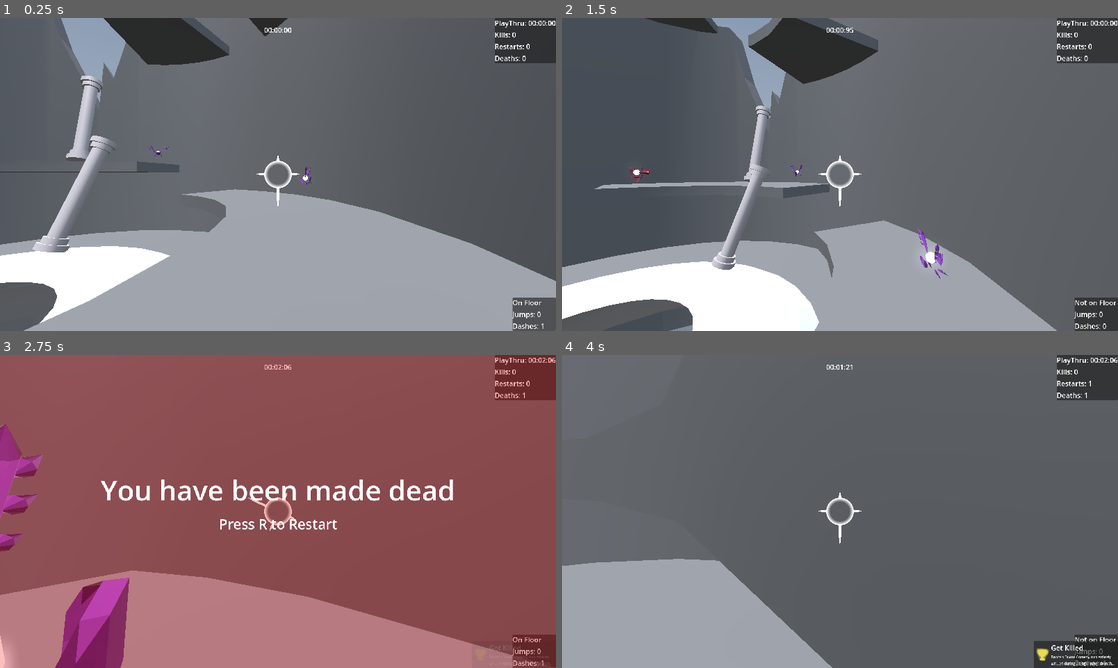
Above: before the commit, frames 1-4 (two rows, left to right).
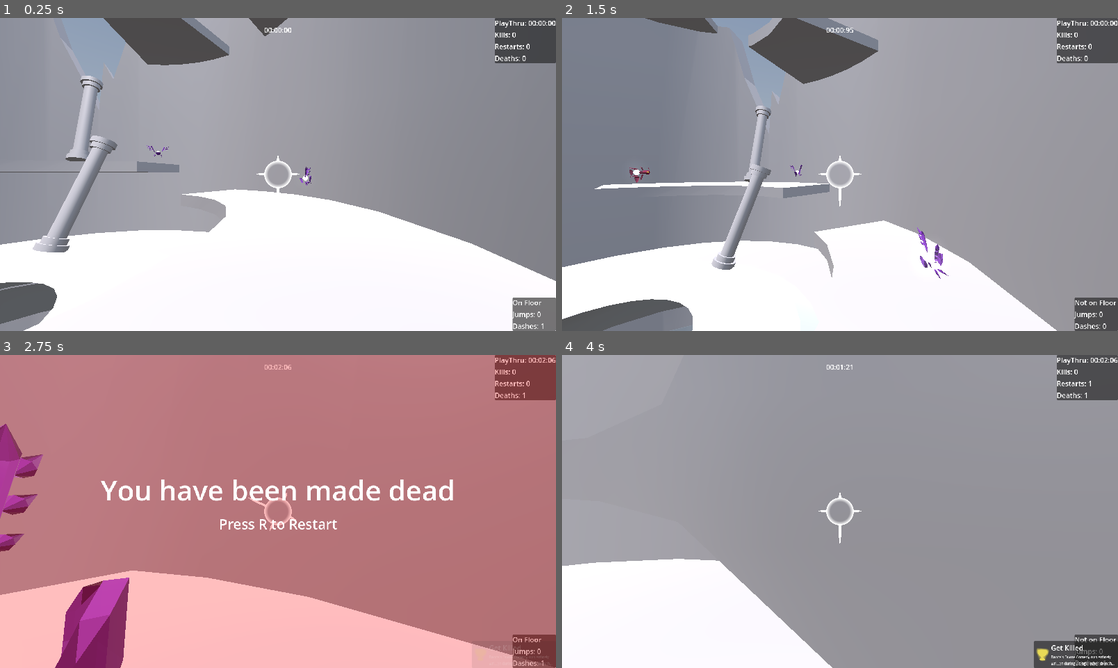
Above: after the commit, the same moments.

Repository: lucasrumney94/GodotGoneWild
Game: Godot game, scene res://Main/Stages/stage_2.tscn
Two runs of this game, one before a commit and one after it. Both use one fixed random seed, a clock stepped at 60 frames per second and the inputs below. This scene is started directly instead of the project's main scene. The engine's default icon, where the game draws it, is replaced by a stand-in: a white triangle on a blue panel in a dark square. A sky picture missing from this copy of the repository is replaced by a grey-blue gradient.
Inputs (mouse positions are in pixels of both pictures, inside the frame that each line leads up to):
- Up to frame 1 (0.25 s): no input
- Up to frame 2 (1.5 s): move the mouse to (867, 174) at 0.52 s; hold W (move_forward) from 0.53 s (still down); click (867, 174) at 0.6 s; tap Space (jump) at 0.77 s; move the mouse to (812, 174) at 1.27 s; right-click (812, 174) at 1.35 s
- Up to frame 3 (2.75 s): keep holding W (move_forward); tap Space (jump) at 1.52 s; move the mouse to (289, 505) at 2.02 s; click (289, 505) at 2.1 s
- Up to frame 4 (4 s): keep holding W (move_forward); tap R (restart) at 2.75 s; move the mouse to (834, 517) at 2.77 s; right-click (834, 517) at 2.85 s; tap Space (jump) at 3.02, 3.77 s; move the mouse to (878, 514) at 3.52 s; click (878, 514) at 3.6 s

The runs differ from the first frame. In frame 1, 90% of the frame differs, in the area x 0-100%, y 0-100%; in frame 2, 87%; in frame 3, 92%; in frame 4, 97%.

Commit message:
Finished Stage 2 layout
Finished with layout of stage 2
Need CSG export?

Diff:
--- a/godot-wild-tower/Main/Stages/stage_2.tscn
+++ b/godot-wild-tower/Main/Stages/stage_2.tscn
@@ -9,6 +9,7 @@
 [ext_resource type="PackedScene" uid="uid://bnylytkg3vk0w" path="res://Objects/Enemies/TurretEnemy.tscn" id="11_1w46d"]
 [ext_resource type="PackedScene" uid="uid://c08aetbdbnjbc" path="res://Objects/Enemies/MobileEnemy.tscn" id="12_2rne2"]
 [ext_resource type="Material" uid="uid://bdgss0laad1u7" path="res://Materials/dirt.tres" id="13_k2jir"]
+[ext_resource type="Material" uid="uid://cxy3baspdt2jv" path="res://Materials/marble.tres" id="13_rmwmx"]
 [ext_resource type="PackedScene" uid="uid://y00sgnh5ws4h" path="res://Objects/Environment/finish_area.tscn" id="13_xj6iu"]
 [ext_resource type="PackedScene" uid="uid://cyuf5p7go4rqn" path="res://Objects/Environment/falling_platform.tscn" id="13_yiage"]
 [ext_resource type="PackedScene" uid="uid://dacvenlpyt2bp" path="res://Objects/Environment/Models/Column.tscn" id="14_nturj"]
@@ -44,7 +45,7 @@
 radial_segments = 14
 rings = 1
 
-[node name="TowerOutsideTest" type="Node3D"]
+[node name="Stage 2" type="Node3D"]
 script = ExtResource("1_cs18b")
 pause_menu_scene = ExtResource("2_mnaa8")
 
@@ -58,10 +59,10 @@
 
 [node name="Player" parent="." instance=ExtResource("8_es2s4")]
 transform = Transform3D(-0.866026, 0, -0.5, 0, 1, 0, 0.5, 0, -0.866026, -16.5, 3.5, 1.5)
-slow_time_duration = 0.75
 
 [node name="FinishArea" parent="." instance=ExtResource("13_xj6iu")]
-transform = Transform3D(1, 0, 0, 0, 1, 0, 0, 0, 1, 0, 66.843, -0.611299)
+transform = Transform3D(2.47487, 0, -2.47487, 0, 1, 0, 2.47487, 0, 2.47487, 0, 78, 0)
+visible = false
 
 [node name="Stage 1 Mesh" parent="." instance=ExtResource("14_ojqou")]
 transform = Transform3D(1, 0, 0, 0, 1, 0, 0, 0, 1, 0, -45, 0)
@@ -104,6 +105,7 @@
 
 [node name="TurretEnemy2" parent="Section1/Enemies" instance=ExtResource("11_1w46d")]
 transform = Transform3D(0.994469, 0, 0.105032, 0, 1, 0, -0.105032, 0, 0.994469, 9.29004, 11.5753, -19.0512)
+activation_radius = 25.0
 
 [node name="BasicEnemy" parent="Section1/Enemies" instance=ExtResource("10_ppion")]
 transform = Transform3D(1, 0, 0, 0, 1, 0, 0, 0, 1, -2.4419, 18.2951, -16.2158)
@@ -158,6 +160,7 @@
 
 [node name="Walls" type="CSGCombiner3D" parent="Section1"]
 transform = Transform3D(1, 0, 0, 0, 1, 0, 0, 0, 1, 0, 8, 0)
+material_override = ExtResource("13_rmwmx")
 use_collision = true
 
 [node name="Outer Wall" type="CSGCylinder3D" parent="Section1/Walls"]
@@ -204,6 +207,7 @@
 
 [node name="Platform" type="CSGCombiner3D" parent="Section1"]
 transform = Transform3D(1, 0, 0, 0, 1, 0, 0, 0, 1, 0, 3, 0)
+material_override = ExtResource("13_rmwmx")
 use_collision = true
 
 [node name="Mesh" type="CSGCylinder3D" parent="Section1/Platform"]
@@ -229,6 +233,7 @@
 
 [node name="Platform2" type="CSGCombiner3D" parent="Section1"]
 transform = Transform3D(-0.399357, 0, 0.916795, 0, 1, 0, -0.916795, 0, -0.399357, 0, 6, 0)
+material_override = ExtResource("13_rmwmx")
 use_collision = true
 
 [node name="Mesh" type="CSGCylinder3D" parent="Section1/Platform2"]
@@ -254,6 +259,7 @@
 
 [node name="Platform3" type="CSGCombiner3D" parent="Section1"]
 transform = Transform3D(-0.975149, 0, -0.221549, 0, 1, 0, 0.221549, 0, -0.975149, 0, 11, 0)
+material_override = ExtResource("13_rmwmx")
 use_collision = true
 
 [node name="Mesh" type="CSGCylinder3D" parent="Section1/Platform3"]
@@ -279,6 +285,7 @@
 
 [node name="Platform4" type="CSGCombiner3D" parent="Section1"]
 transform = Transform3D(0.225138, 0, -0.974327, 0, 1, 0, 0.974327, 0, 0.225138, 0, 17.5, 0)
+material_override = ExtResource("13_rmwmx")
 use_collision = true
 
 [node name="Mesh" type="CSGCylinder3D" parent="Section1/Platform4"]
@@ -319,6 +326,7 @@
 
 [node name="Platform5" type="CSGCombiner3D" parent="Section1"]
 transform = Transform3D(0.948617, 0, 0.316427, 0, 1, 0, -0.316427, 0, 0.948617, 0, 20, 0)
+material_override = ExtResource("13_rmwmx")
 use_collision = true
 
 [node name="Mesh" type="CSGCylinder3D" parent="Section1/Platform5"]
@@ -371,12 +379,14 @@
 
 [node name="TurretEnemy" parent="Section2/Enemies" instance=ExtResource("11_1w46d")]
 transform = Transform3D(0.491086, 0, -0.871111, 0, 1, 0, 0.871111, 0, 0.491086, 19.669, 0.5, -9.292)
+activation_radius = 25.0
 
 [node name="TurretEnemy2" parent="Section2/Enemies" instance=ExtResource("11_1w46d")]
 transform = Transform3D(-0.288213, 0, -0.957566, 0, 1, 0, 0.957566, 0, -0.288213, -17.235, 0.5, -6.213)
 
 [node name="TurretEnemy3" parent="Section2/Enemies" instance=ExtResource("11_1w46d")]
 transform = Transform3D(-0.999017, 0, -0.0443343, 0, 1, 0, 0.0443343, 0, -0.999017, 3.23, 0.5, 21.255)
+activation_radius = 25.0
 
 [node name="BasicEnemy2" parent="Section2/Enemies" instance=ExtResource("10_ppion")]
 transform = Transform3D(1, 0, 0, 0, 1, 0, 0, 0, 1, 7.5, 12.5, -7)
@@ -395,6 +405,17 @@
 [node name="BasicEnemy3" parent="Section2/Enemies" instance=ExtResource("10_ppion")]
 transform = Transform3D(1, 0, 0, 0, 1, 0, 0, 0, 1, -21.7074, 20.5802, -12.2661)
 
+[node name="BasicEnemy4" parent="Section2/Enemies" instance=ExtResource("10_ppion")]
+transform = Transform3D(1, 0, 0, 0, 1, 0, 0, 0, 1, -1.89769, 4.5, -26.785)
+
+[node name="MobileEnemy2" parent="Section2/Enemies" node_paths=PackedStringArray("path_points") instance=ExtResource("12_2rne2")]
+transform = Transform3D(1, 0, 0, 0, 1, 0, 0, 0, 1, 9, 12, -23.5)
+path_points = [NodePath("../Path2")]
+add_start_pos_to_path = true
+
+[node name="Path2" type="Node3D" parent="Section2/Enemies"]
+transform = Transform3D(1, 0, 0, 0, 1, 0, 0, 0, 1, 16.5, 13.5, -17.5)
+
 [node name="Columns" type="Node3D" parent="Section2"]
 transform = Transform3D(1, 0, 0, 0, 1, 0, 0, 0, 1, 0, 2.5, 0)
 
@@ -439,6 +460,7 @@
 
 [node name="Base" type="CSGCombiner3D" parent="Section2"]
 transform = Transform3D(0.899138, 0, 0.437665, 0, 1, 0, -0.437665, 0, 0.899138, 0, 0, 0)
+material_override = ExtResource("13_rmwmx")
 use_collision = true
 
 [node name="MeshInner" type="CSGCylinder3D" parent="Section2/Base"]
@@ -483,33 +505,36 @@
 
 [node name="Midcap" type="CSGCombiner3D" parent="Section2"]
 transform = Transform3D(1, 0, 0, 0, 1, 0, 0, 0, 1, 0, 23.5, 0)
-
-[node name="MeshInner" type="CSGCylinder3D" parent="Section2/Midcap"]
+material_override = ExtResource("13_rmwmx")
+use_collision = true
+
+[node name="Mesh" type="CSGCylinder3D" parent="Section2/Midcap"]
 radius = 12.0
 sides = 28
 
-[node name="Cut1" type="CSGBox3D" parent="Section2/Midcap/MeshInner"]
+[node name="Cut1" type="CSGBox3D" parent="Section2/Midcap/Mesh"]
 transform = Transform3D(0.953053, 0, 0.302802, 0, 1, 0, -0.302802, 0, 0.953053, 9.52957, 0, 7.59019)
 operation = 2
 size = Vector3(7.15234, 3, 6)
 
-[node name="Cut2" type="CSGBox3D" parent="Section2/Midcap/MeshInner"]
+[node name="Cut2" type="CSGBox3D" parent="Section2/Midcap/Mesh"]
 transform = Transform3D(0.824156, 0, -0.566363, 0, 1, 0, 0.566363, 0, 0.824156, 9.993, 0, 7.493)
 operation = 2
 size = Vector3(7.15234, 3, 6.27087)
 
-[node name="Cut3" type="CSGBox3D" parent="Section2/Midcap/MeshInner"]
+[node name="Cut3" type="CSGBox3D" parent="Section2/Midcap/Mesh"]
 transform = Transform3D(0.953053, 0, 0.302802, 0, 1, 0, -0.302802, 0, 0.953053, -0.740087, 0, -10.6056)
 operation = 2
 size = Vector3(7.15234, 3, 6)
 
-[node name="Cut4" type="CSGBox3D" parent="Section2/Midcap/MeshInner"]
+[node name="Cut4" type="CSGBox3D" parent="Section2/Midcap/Mesh"]
 transform = Transform3D(0.824156, 0, -0.566363, 0, 1, 0, 0.566363, 0, 0.824156, -0.276653, 0, -10.7028)
 operation = 2
 size = Vector3(7.15234, 3, 6.27087)
 
 [node name="Broken Wall" type="CSGCombiner3D" parent="Section2"]
 transform = Transform3D(0.258118, 0.515094, 0.817345, -0.95542, 0.261619, 0.136848, -0.143343, -0.816231, 0.559659, 7.59633, 25.0128, -15.5485)
+material_override = ExtResource("13_rmwmx")
 use_collision = true
 
 [node name="Platform" type="CSGCylinder3D" parent="Section2/Broken Wall"]
@@ -545,6 +570,7 @@
 
 [node name="Broken Wall2" type="CSGCombiner3D" parent="Section2"]
 transform = Transform3D(-0.271143, 0.930995, -0.244398, -0.924984, -0.181792, 0.3337, 0.266243, 0.316545, 0.910447, -18.8616, 33.2003, -2.45967)
+material_override = ExtResource("13_rmwmx")
 use_collision = true
 
 [node name="Platform" type="CSGCylinder3D" parent="Section2/Broken Wall2"]
@@ -578,8 +604,336 @@
 operation = 2
 size = Vector3(10, 10, 10)
 
+[node name="Broken Wall3" type="CSGCombiner3D" parent="Section2"]
+transform = Transform3D(-0.18798, -0.0327367, -0.981627, -0.171568, 0.985173, 0, 0.967071, 0.168416, -0.190809, 4.06729, 18.0292, 14.8664)
+material_override = ExtResource("13_rmwmx")
+use_collision = true
+
+[node name="Platform" type="CSGCylinder3D" parent="Section2/Broken Wall3"]
+radius = 17.0
+height = 9.0
+sides = 28
+
+[node name="Interior" type="CSGCylinder3D" parent="Section2/Broken Wall3"]
+operation = 2
+radius = 15.0
+height = 10.0
+sides = 28
+
+[node name="Cut1" type="CSGBox3D" parent="Section2/Broken Wall3"]
+transform = Transform3D(0.825649, 0, 0.564193, 0, 1, 0, -0.564193, 0, 0.82565, -3.4386, 0, 4.00209)
+operation = 2
+size = Vector3(29.6434, 10, 40)
+
+[node name="Cut2" type="CSGBox3D" parent="Section2/Broken Wall3"]
+transform = Transform3D(1, 0, 0, 0, 0.898847, -0.438261, 0, 0.438261, 0.898847, 16.7986, 7.30021, 3.13556)
+operation = 2
+size = Vector3(10, 10, 13.8868)
+
+[node name="Cut3" type="CSGBox3D" parent="Section2/Broken Wall3"]
+transform = Transform3D(0.796845, -0.25491, 0.547783, 0.286856, 0.957557, 0.0283128, -0.531748, 0.134574, 0.836146, 3.2893, 6.05327, -16.2313)
+operation = 2
+size = Vector3(10, 10, 14.2026)
+
+[node name="Cut4" type="CSGBox3D" parent="Section2/Broken Wall3"]
+transform = Transform3D(0.128754, 0.256441, 0.957967, -0.976178, -0.137462, 0.167996, 0.174766, -0.956754, 0.23263, 8.98602, -7.98674, -7.92022)
+operation = 2
+size = Vector3(10, 20.047, 17.7146)
+
+[node name="Broken Platform" type="CSGCombiner3D" parent="Section2"]
+transform = Transform3D(0.994522, -0.104528, 0, 0.104528, 0.994522, 0, 0, 0, 1, 10.048, 8, -33.406)
+material_override = ExtResource("13_rmwmx")
+use_collision = true
+
+[node name="Mesh" type="CSGCylinder3D" parent="Section2/Broken Platform"]
+radius = 3.0
+
+[node name="Cut1" type="CSGBox3D" parent="Section2/Broken Platform"]
+transform = Transform3D(0.776101, -0.630608, 0, 0.6009, 0.739539, -0.303318, 0.191275, 0.235406, 0.952889, 1.885, -0.886009, -0.494934)
+operation = 2
+size = Vector3(5.78683, 1.98242, 6.37912)
+
+[node name="Cut2" type="CSGBox3D" parent="Section2/Broken Platform"]
+transform = Transform3D(-0.259931, -0.178054, -0.949069, 0.6009, 0.739539, -0.303318, 0.755881, -0.649137, -0.0852365, -3.643, -1.42315, 0.439178)
+operation = 2
+size = Vector3(5.78683, 3.43506, 6.37912)
+
+[node name="Broken Platform2" type="CSGCombiner3D" parent="Section2"]
+transform = Transform3D(-0.00908809, -0.17341, -0.984808, 0.0515408, 0.983458, -0.173648, 0.998629, -0.052336, -4.30473e-08, -14.9399, 21.8579, 6.85702)
+material_override = ExtResource("13_rmwmx")
+use_collision = true
+
+[node name="Mesh" type="CSGCylinder3D" parent="Section2/Broken Platform2"]
+radius = 3.0
+
+[node name="Cut1" type="CSGBox3D" parent="Section2/Broken Platform2"]
+transform = Transform3D(0.982363, -0.175479, -0.0644868, 0.178145, 0.983263, 0.038191, 0.0567054, -0.0490051, 0.997173, 2.26905, -0.785137, 0.154086)
+operation = 2
+size = Vector3(4.92271, 1.98242, 6.22033)
+
+[node name="Cut2" type="CSGBox3D" parent="Section2/Broken Platform2"]
+transform = Transform3D(-0.431079, -0.255906, -0.865259, 0.220645, 0.899929, -0.376086, 0.874918, -0.353041, -0.331477, -3.18136, -0.906283, -1.28656)
+operation = 2
+size = Vector3(6.0399, 4.47144, 6.37912)
+
 [node name="FallingPlatform" parent="Section2" instance=ExtResource("13_yiage")]
 transform = Transform3D(0.908574, 0, 0.417724, 0, 1, 0, -0.417724, 0, 0.908574, -10.025, 15.5, -19.631)
 
 [node name="FallingPlatform2" parent="Section2" instance=ExtResource("13_yiage")]
 transform = Transform3D(0.583031, 0, 0.81245, 0, 1, 0, -0.81245, 0, 0.583031, -17.212, 18, -17.548)
+
+[node name="FallingPlatform3" parent="Section2" instance=ExtResource("13_yiage")]
+transform = Transform3D(0.999983, 0, -0.00589928, 0, 1, 0, 0.00589928, 0, 0.999983, -1.81237, 4, -26.9216)
+
+[node name="FallingPlatform4" parent="Section2" instance=ExtResource("13_yiage")]
+transform = Transform3D(-0.635809, 0, 0.771847, 0, 1, 0, -0.771847, 0, -0.635809, 3.3403, 6, -31.2158)
+
+[node name="Section3" type="Node3D" parent="."]
+transform = Transform3D(1, 0, 0, 0, 1, 0, 0, 0, 1, 0, 52, 0)
+
+[node name="Enemies" type="Node3D" parent="Section3"]
+
+[node name="BasicEnemy1" parent="Section3/Enemies" instance=ExtResource("10_ppion")]
+transform = Transform3D(1, 0, 0, 0, 1, 0, 0, 0, 1, -1.77918, 5.5, -19.7276)
+
+[node name="MobileEnemy1" parent="Section3/Enemies" node_paths=PackedStringArray("path_points") instance=ExtResource("12_2rne2")]
+transform = Transform3D(1, 0, 0, 0, 1, 0, 0, 0, 1, 5.05317, 5, -20.7355)
+path_points = [NodePath("../Path1")]
+add_start_pos_to_path = true
+
+[node name="Path1" type="Node3D" parent="Section3/Enemies"]
+transform = Transform3D(1, 0, 0, 0, 1, 0, 0, 0, 1, 12.6065, 5, -15.9199)
+
+[node name="TurretEnemy" parent="Section3/Enemies" instance=ExtResource("11_1w46d")]
+transform = Transform3D(0.114937, 0, 0.993373, 0, 1, 0, -0.993373, 0, 0.114937, -19.4269, 8.5, -14.1858)
+
+[node name="MobileEnemy2" parent="Section3/Enemies" node_paths=PackedStringArray("path_points") instance=ExtResource("12_2rne2")]
+transform = Transform3D(1, 0, 0, 0, 1, 0, 0, 0, 1, -18.8396, 12.7155, -0.573072)
+path_points = [NodePath("../Path2")]
+add_start_pos_to_path = true
+
+[node name="Path2" type="Node3D" parent="Section3/Enemies"]
+transform = Transform3D(1, 0, 0, 0, 1, 0, 0, 0, 1, -20.577, 12, -6.08)
+
+[node name="MobileEnemy3" parent="Section3/Enemies" node_paths=PackedStringArray("path_points") instance=ExtResource("12_2rne2")]
+transform = Transform3D(1, 0, 0, 0, 1, 0, 0, 0, 1, -9.76344, 20.5, 24.4743)
+path_points = [NodePath("../Path3")]
+add_start_pos_to_path = true
+
+[node name="Path3" type="Node3D" parent="Section3/Enemies"]
+transform = Transform3D(1, 0, 0, 0, 1, 0, 0, 0, 1, -17.5222, 20.5, 19.3444)
+
+[node name="TurretEnemy2" parent="Section3/Enemies" instance=ExtResource("11_1w46d")]
+transform = Transform3D(0.11978, 6.23462e-05, -0.9928, -0.00011467, 1, 4.89567e-05, 0.9928, 0.000107977, 0.11978, 0.298778, 19, 21.034)
+activation_radius = 15.0
+
+[node name="BasicEnemy2" parent="Section3/Enemies" instance=ExtResource("10_ppion")]
+transform = Transform3D(1, 0, 0, 0, 1, 0, 0, 0, 1, 13.3377, 19, 15.6896)
+
+[node name="TurretEnemy3" parent="Section3/Enemies" instance=ExtResource("11_1w46d")]
+transform = Transform3D(0.726138, 6.23462e-05, 0.687549, 2.89643e-05, 1, -0.000121279, -0.687549, 0.000107977, 0.726138, 8.22187, 22.4999, 4.70819)
+
+[node name="MobileEnemy4" parent="Section3/Enemies" node_paths=PackedStringArray("path_points") instance=ExtResource("12_2rne2")]
+transform = Transform3D(1, 0, 0, 0, 1, 0, 0, 0, 1, -5.61, 12, -15.602)
+path_points = [NodePath("../Path4")]
+add_start_pos_to_path = true
+
+[node name="Path4" type="Node3D" parent="Section3/Enemies"]
+transform = Transform3D(1, 0, 0, 0, 1, 0, 0, 0, 1, -8.44279, 10, -24.4264)
+
+[node name="MobileEnemy7" parent="Section3/Enemies" node_paths=PackedStringArray("path_points") instance=ExtResource("12_2rne2")]
+transform = Transform3D(1, 0, 0, 0, 1, 0, 0, 0, 1, -11.2519, 16, -25.8158)
+path_points = [NodePath("../Path7")]
+add_start_pos_to_path = true
+
+[node name="Path7" type="Node3D" parent="Section3/Enemies"]
+transform = Transform3D(1, 0, 0, 0, 1, 0, 0, 0, 1, -12.6968, 15, -15.6458)
+
+[node name="MobileEnemy5" parent="Section3/Enemies" node_paths=PackedStringArray("path_points") instance=ExtResource("12_2rne2")]
+transform = Transform3D(1, 0, 0, 0, 1, 0, 0, 0, 1, -13.8185, 19, -16.6478)
+path_points = [NodePath("../Path5")]
+add_start_pos_to_path = true
+
+[node name="Path5" type="Node3D" parent="Section3/Enemies"]
+transform = Transform3D(1, 0, 0, 0, 1, 0, 0, 0, 1, -6.45327, 20, -14.2974)
+
+[node name="MobileEnemy6" parent="Section3/Enemies" node_paths=PackedStringArray("path_points") instance=ExtResource("12_2rne2")]
+transform = Transform3D(1, 0, 0, 0, 1, 0, 0, 0, 1, -1.70889, 23, -10.8221)
+path_points = [NodePath("../Path6")]
+add_start_pos_to_path = true
+
+[node name="Path6" type="Node3D" parent="Section3/Enemies"]
+transform = Transform3D(1, 0, 0, 0, 1, 0, 0, 0, 1, -6.39572, 21, -13.3238)
+
+[node name="TurretEnemy4" parent="Section3/Enemies" instance=ExtResource("11_1w46d")]
+transform = Transform3D(0.18414, 0, -0.9829, 0, 1, 0, 0.9829, 0, 0.18414, 0, 0, 0)
+activation_radius = 25.0
+
+[node name="Columns3" type="Node3D" parent="Section3"]
+transform = Transform3D(1, 0, 0, 0, 1, 0, 0, 0, 1, 0, 3.5, 0)
+
+[node name="Column1" parent="Section3/Columns3" instance=ExtResource("14_nturj")]
+transform = Transform3D(1.84101, -0.781462, 0, 0.777181, 1.83092, 0.209057, -0.0816851, -0.192438, 1.98904, -13.4166, 1.03278, -9.74205)
+
+[node name="Column2" parent="Section3/Columns3" instance=ExtResource("14_nturj")]
+transform = Transform3D(1.91257, 0.561759, 0.162813, -0.584877, 1.83697, 0.532404, 0, -0.556742, 1.92095, -19.4627, 8.6823, 14.4965)
+
+[node name="Column3" parent="Section3/Columns3" instance=ExtResource("14_nturj")]
+transform = Transform3D(2, 0, 0, 0, 1.98969, -0.202807, 0, 0.202807, 1.98969, 0.29472, 5.35082, 19.9473)
+
+[node name="Column4" parent="Section3/Columns3" instance=ExtResource("14_nturj")]
+transform = Transform3D(1.40392, 0.0189274, 1.42431, 0.5, 1.86603, -0.517638, -1.3338, 0.719438, 1.30514, 6.29459, 4.63602, 7.63214)
+
+[node name="Column5" parent="Section3/Columns3" instance=ExtResource("14_nturj")]
+transform = Transform3D(1.97634, 0.30426, 0.0388525, -0.306731, 1.96042, 0.250336, -3.72529e-09, -0.253333, 1.98389, 18.0153, -0.404144, -4.11602)
+
+[node name="Column6" parent="Section3/Columns3" instance=ExtResource("14_nturj")]
+transform = Transform3D(1.98283, -0.259174, 0.0348161, 0.261502, 1.96518, -0.263991, -3.72529e-09, 0.266277, 1.98219, 3.66175, -2.87271, -17.4802)
+
+[node name="Topcap" type="CSGCombiner3D" parent="Section3"]
+transform = Transform3D(1, 0, 0, 0, 1, 0, 0, 0, 1, 0, 21.5, 0)
+material_override = ExtResource("13_rmwmx")
+use_collision = true
+
+[node name="Mesh" type="CSGCylinder3D" parent="Section3/Topcap"]
+radius = 11.0
+sides = 28
+
+[node name="Cut1" type="CSGBox3D" parent="Section3/Topcap/Mesh"]
+transform = Transform3D(-0.233038, 0, -0.972467, 0, 1, 0, 0.972467, 0, -0.233038, 1.164, 0, 8.71901)
+operation = 2
+size = Vector3(9.51074, 3, 6)
+
+[node name="Cut2" type="CSGBox3D" parent="Section3/Topcap/Mesh"]
+transform = Transform3D(0.88515, 0, 0.465306, 0, 1, 0, -0.465306, 0, 0.88515, 5.21112, 0, 10.9509)
+operation = 2
+size = Vector3(7.15234, 3, 6.27087)
+
+[node name="Cut3" type="CSGBox3D" parent="Section3/Topcap/Mesh"]
+transform = Transform3D(0.953053, 0, 0.302802, 0, 1, 0, -0.302802, 0, 0.953053, -2.61983, 0, -5.49577)
+operation = 2
+size = Vector3(7.15234, 3, 6)
+
+[node name="Cut4" type="CSGBox3D" parent="Section3/Topcap/Mesh"]
+transform = Transform3D(0.536902, 0, -0.843644, 0, 1, 0, 0.843644, 0, 0.536902, -5.73287, 0, -7.63974)
+operation = 2
+size = Vector3(7.15234, 3, 6.27087)
+
+[node name="InnerCut" type="CSGCylinder3D" parent="Section3/Topcap/Mesh"]
+operation = 2
+radius = 6.0
+
+[node name="BrokenSmallWall" type="CSGCombiner3D" parent="Section3"]
+transform = Transform3D(0.157817, -0.251651, 0.954864, -0.981135, -0.149299, 0.122812, 0.111655, -0.956233, -0.270466, -19.9851, 7.36643, -2.275)
+use_collision = true
+
+[node name="Mesh" type="CSGCylinder3D" parent="Section3/BrokenSmallWall"]
+radius = 5.0
+height = 8.0
+sides = 14
+
+[node name="InteriorCut" type="CSGCylinder3D" parent="Section3/BrokenSmallWall"]
+operation = 2
+radius = 4.0
+height = 9.0
+sides = 14
+
+[node name="Cut1" type="CSGBox3D" parent="Section3/BrokenSmallWall"]
+transform = Transform3D(0.988871, -0.148776, 0, 0.148776, 0.988871, 0, 0, 0, 1, 3, 0, 0)
+operation = 2
+size = Vector3(10, 10, 10)
+
+[node name="Cut2" type="CSGBox3D" parent="Section3/BrokenSmallWall"]
+transform = Transform3D(0.786576, 0.551981, 0.276796, -0.520682, 0.833857, -0.183228, -0.331947, 1.49012e-08, 0.943298, -0.914086, -1.2083, -0.873208)
+operation = 2
+size = Vector3(3, 10, 10)
+
+[node name="BrokenSmallWall2" type="CSGCombiner3D" parent="Section3"]
+transform = Transform3D(-0.266886, 0.714639, 0.646577, 0.948774, 0.312567, 0.0461538, -0.169115, 0.625773, -0.761451, 12.9288, 21.3108, 13.0862)
+use_collision = true
+
+[node name="Mesh" type="CSGCylinder3D" parent="Section3/BrokenSmallWall2"]
+radius = 5.0
+height = 8.0
+sides = 14
+
+[node name="InteriorCut" type="CSGCylinder3D" parent="Section3/BrokenSmallWall2"]
+operation = 2
+radius = 4.0
+height = 9.0
+sides = 14
+
+[node name="Cut1" type="CSGBox3D" parent="Section3/BrokenSmallWall2"]
+transform = Transform3D(0.96856, -0.148776, 0.199416, 0.14572, 0.988871, 0.0299997, -0.201662, 1.17478e-07, 0.979464, 2.71293, -0.04319, -0.740284)
+operation = 2
+size = Vector3(10, 10, 11.5903)
+
+[node name="Cut2" type="CSGBox3D" parent="Section3/BrokenSmallWall2"]
+transform = Transform3D(0.572453, 0.748496, 0.334757, -0.710028, 0.656706, -0.254179, -0.410082, -0.0921837, 0.907398, -3.18764, 3.96055, 1.14873)
+operation = 2
+size = Vector3(3.00122, 10, 10.8566)
+
+[node name="Broken Platform3" type="CSGCombiner3D" parent="Section3"]
+transform = Transform3D(-0.694959, -0.0364213, 0.718126, -0.052336, 0.998629, 0, -0.717142, -0.0375838, -0.695913, -3.621, 4, -18.723)
+material_override = ExtResource("13_rmwmx")
+use_collision = true
+
+[node name="Mesh" type="CSGCylinder3D" parent="Section3/Broken Platform3"]
+radius = 4.0
+height = 3.0
+
+[node name="Cut1" type="CSGBox3D" parent="Section3/Broken Platform3"]
+transform = Transform3D(0.590817, 0.804234, -0.0644867, -0.803847, 0.593604, 0.0381913, 0.0689911, 0.0292754, 0.997173, -0.274227, -0.92997, -3.02068)
+operation = 2
+size = Vector3(4.79583, 4.22314, 7.87628)
+
+[node name="Cut2" type="CSGBox3D" parent="Section3/Broken Platform3"]
+transform = Transform3D(-0.431079, -0.255906, -0.865259, 0.220645, 0.899929, -0.376086, 0.874918, -0.353041, -0.331477, -2.93287, -1.78014, -0.943759)
+operation = 2
+size = Vector3(6.0399, 6.41345, 6.37912)
+
+[node name="Broken Platform4" type="CSGCombiner3D" parent="Section3"]
+transform = Transform3D(-0.669131, 0, 0.743145, 0, 1, 0, -0.743145, 0, -0.669131, -19.7543, 7.5, -13.442)
+material_override = ExtResource("13_rmwmx")
+use_collision = true
+
+[node name="Mesh" type="CSGCylinder3D" parent="Section3/Broken Platform4"]
+radius = 2.0
+
+[node name="Cut1" type="CSGBox3D" parent="Section3/Broken Platform4"]
+transform = Transform3D(0.997914, 0.00247727, -0.0644838, 0, 0.999271, 0.0383872, 0.0645322, -0.0383081, 0.997165, -0.0864974, -1.10118, -2.13226)
+operation = 2
+size = Vector3(4.28805, 4.22314, 3.50955)
+
+[node name="Cut2" type="CSGBox3D" parent="Section3/Broken Platform4"]
+transform = Transform3D(-0.431079, -0.255906, -0.865259, 0.220645, 0.899929, -0.376086, 0.874918, -0.353041, -0.331477, -2.93287, -1.78014, -0.943759)
+operation = 2
+size = Vector3(6.0399, 6.41345, 6.37912)
+
+[node name="Broken Platform5" type="CSGCombiner3D" parent="Section3"]
+transform = Transform3D(1, 0, 0, 0, 0.990771, 0.135543, 0, -0.135543, 0.990771, -8.96723, 19.3076, 24.3167)
+material_override = ExtResource("13_rmwmx")
+use_collision = true
+
+[node name="Mesh" type="CSGCylinder3D" parent="Section3/Broken Platform5"]
+radius = 3.0
+height = 1.5
+
+[node name="Cut1" type="CSGBox3D" parent="Section3/Broken Platform5"]
+transform = Transform3D(-0.0633907, 0.0400421, 0.997162, -0.534037, -0.845464, 1.86265e-09, 0.843069, -0.532544, 0.0749769, 0.251933, -0.777629, 3.7025)
+operation = 2
+size = Vector3(4.28805, 4.22314, 6.63791)
+
+[node name="Cut2" type="CSGBox3D" parent="Section3/Broken Platform5"]
+transform = Transform3D(0.948895, -0.0726495, -0.307087, -5.58794e-09, 0.973138, -0.230217, 0.315564, 0.218456, 0.923406, 1.05388, -1.72124, -3.23308)
+operation = 2
+size = Vector3(6.0399, 6.41345, 2.72862)
+
+[node name="FallingPlatform6" parent="Section3" instance=ExtResource("13_yiage")]
+transform = Transform3D(-0.781248, 0, 0.624221, 0, 1, 0, -0.624221, 0, -0.781248, 9.109, 2, -12.412)
+
+[node name="FallingPlatform7" parent="Section3" instance=ExtResource("13_yiage")]
+transform = Transform3D(0.197127, 0, 0.980378, 0, 1, 0, -0.980378, 0, 0.197127, -18.7678, 14.5, 6.99641)
+
+[node name="FallingPlatform8" parent="Section3" instance=ExtResource("13_yiage")]
+transform = Transform3D(-0.114313, 0, 0.993445, 0, 1, 0, -0.993445, 0, -0.114313, -21.6531, 17, 13.7596)
Not shown: 1 places in godot-wild-tower/Main/Stages/stage_2.tscn that only renumber resources
